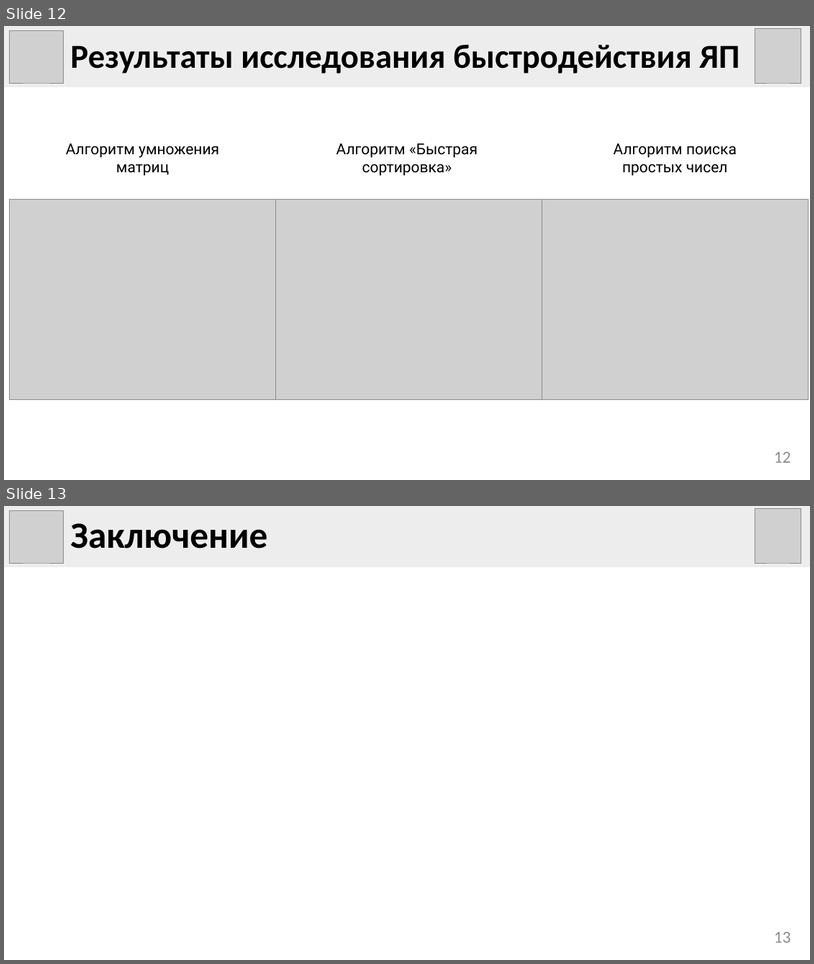
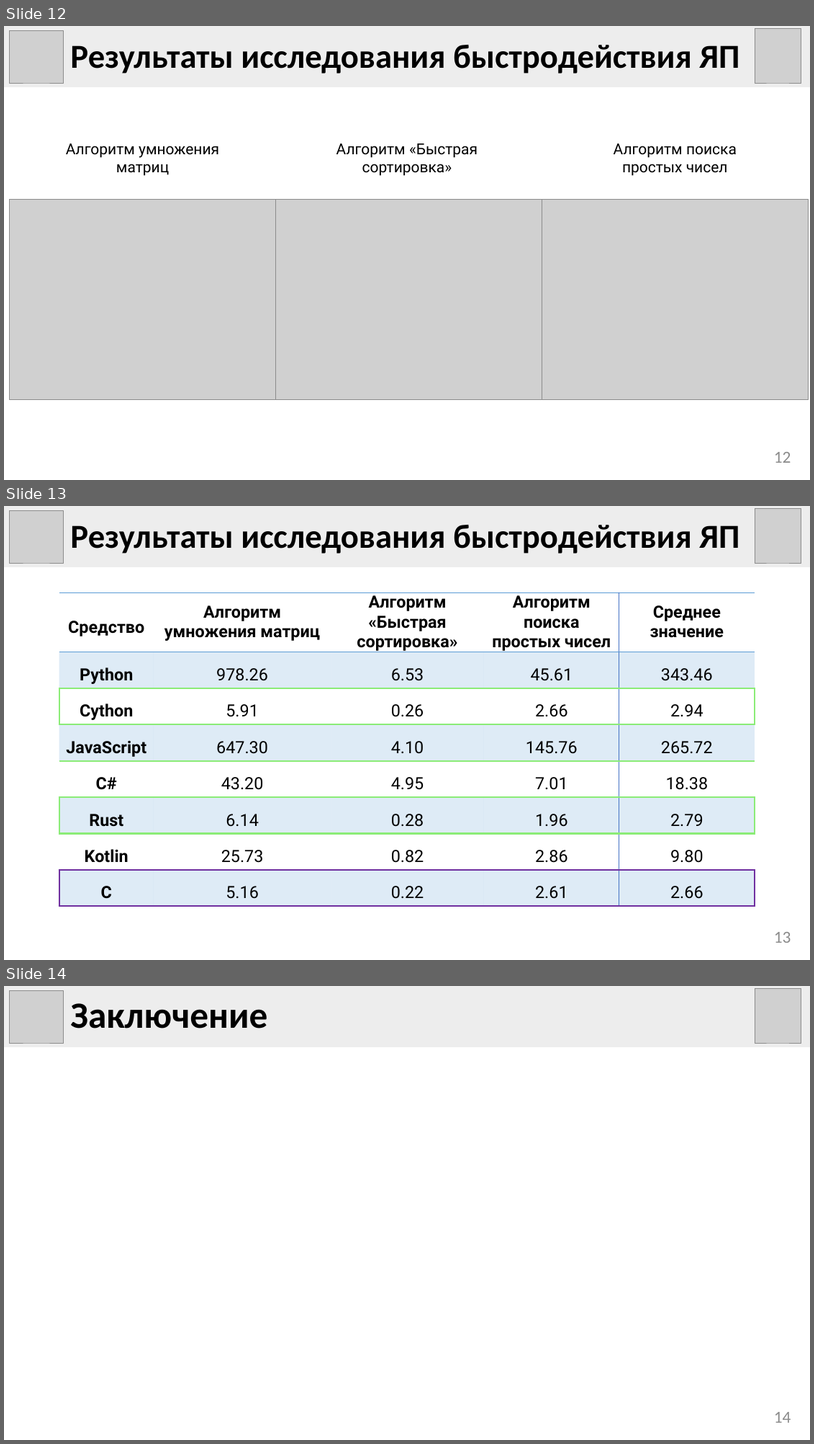
Before and after one commit to eleven5150/mips-emulation, a slide deck: docs/presentation/presentation.pptx. Shown one above the other, each under a label of ours: slides 12 and 13 before the commit, slides 12, 13 and 14 after it. The pictures are 814x964 and 814x1444 pixels, drawn with LibreOffice and Linux fonts; fonts in the diff are those of the drawing; grey boxes stand for pictures. Boxes give left, top, right and bottom in pixels: in the first picture for what was removed or moved away, otherwise in the second. Text is boxed around its words. In the diff, an @@ line names an element or a change of style, - is before the commit and + after.

```diff
--- a/docs/presentation/presentation.pptx
+++ b/docs/presentation/presentation.pptx
@@ slide 13 added at [4, 506, 810, 960], background #FFFFFF @@
@@ rectangle added at [4, 506, 810, 567], fill #EDEDED, 40 pt, text #000000, bold @@
+Результаты исследования быстродействия ЯП
@@ picture added at [10, 511, 63, 564] @@
@@ picture added at [756, 508, 801, 563] @@
@@ table added at [59, 592, 755, 907], 8 rows, 5 columns @@
+Средство | Алгоритм умножения матриц | Алгоритм «Быстрая сортировка» | Алгоритм поиска простых чисел | Среднее значение
+Python | 978.26 | 6.53 | 45.61 | 343.46
+Cython | 5.91 | 0.26 | 2.66 | 2.94
+JavaScript | 647.30 | 4.10 | 145.76 | 265.72
+C# | 43.20 | 4.95 | 7.01 | 18.38
+Rust | 6.14 | 0.28 | 1.96 | 2.79
+Kotlin | 25.73 | 0.82 | 2.86 | 9.80
+C | 5.16 | 0.22 | 2.61 | 2.66
@@ page number added at [774, 932, 792, 942], 20 pt, text #8C8C8C @@
+13
@@ what was slide 13 is now slide 14 @@
@@ page number at [774, 1412, 792, 1422]: text changed @@
-13
+14
```
Also in this commit, not shown: 2 slides changed.
